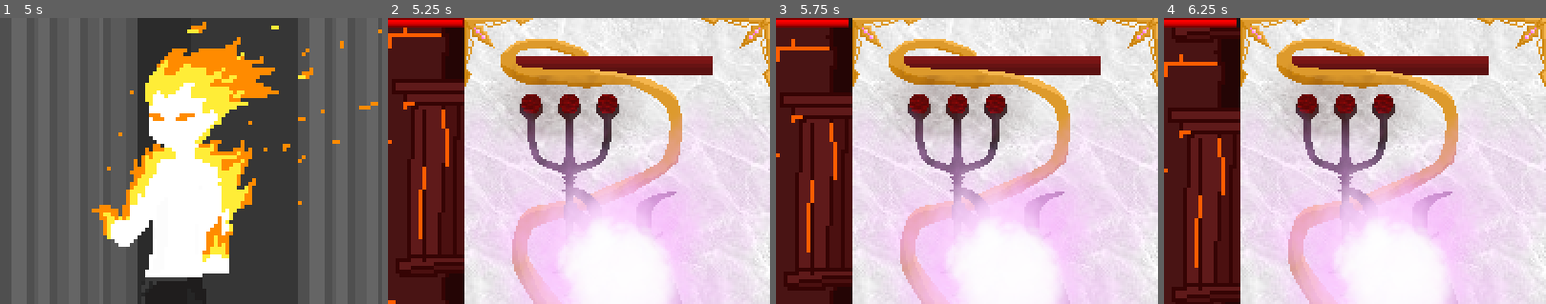
Above: before the commit, frames 1-4 (left to right).
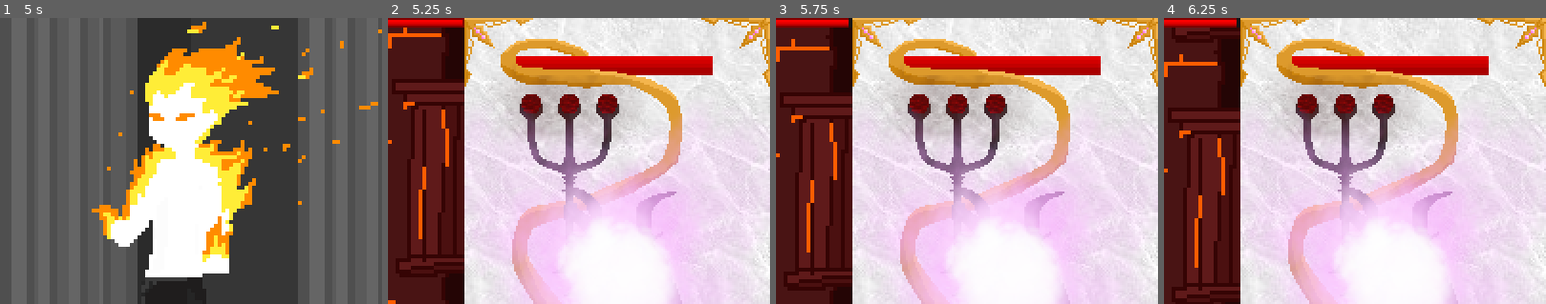
Above: after the commit, the same moments.

Repository: Voltinus/rimu
Game: Godot game, scene res://levels/LanguageSelector/LanguageSelector.tscn
Two runs of this game, one before a commit and one after it. Both use one fixed random seed, a clock stepped at 60 frames per second and the inputs below.
Inputs (mouse positions are % of the whole screen's width and height, from its top left):
- Up to frame 1 (5 s): click (50, 37) at 0.5 s; click "New game" at 1.25 s; tap Enter (dialogue_skip) at 2, 3.5 s; hold D (move_right) 2.03-2.78 s; tap Space at 2.75, 4.25 s; hold S (move_down) 2.78-3.53 s; hold D (move_right) 3.53-4.28 s; hold W (move_up) from 4.28 s (still down)
- Up to frame 2 (5.25 s): tap Enter (dialogue_skip) at 5 s; release W (move_up) at 5.03 s; hold A (move_left) from 5.03 s (still down)
- Up to frame 3 (5.75 s): keep holding A (move_left)
- Up to frame 4 (6.25 s): keep holding A (move_left)
The pictures show only the part of the screen within x 50-100%, y 0-50%; the shares and areas given below are measured in that part.

Frame 1 is identical in both runs. In frame 2, 2.9% of the frame differs, in the area x 33-85%, y 13-20%; in frame 3, 2.9%; in frame 4, 2.9%.

Commit message:
Brightened the player's HP bar

Diff:
--- a/actors/Enemy/Enemy.gd
+++ b/actors/Enemy/Enemy.gd
@@ -55,7 +55,7 @@
 	if hp == 0:
 		emit_signal('died')
 		alive = false
-		if _element == "fire":
+		if _element == "fire" and ($"../LavaWalls" as LavaWalls) != null:
 			($"../LavaWalls" as LavaWalls).slide_out()
 
 	if float(hp)/MAX_HP <= 0.75 and states2 != []:
--- a/templates/Level/Level.tscn
+++ b/templates/Level/Level.tscn
@@ -109,6 +109,7 @@
 centered = false
 
 [node name="HPBar" type="Sprite" parent="GUI/PlayerStats"]
+modulate = Color( 1, 0, 0, 1 )
 position = Vector2( 27, 20 )
 scale = Vector2( 103, 1 )
 texture = ExtResource( 9 )
Binary file changed: gui/gui_hp.png
